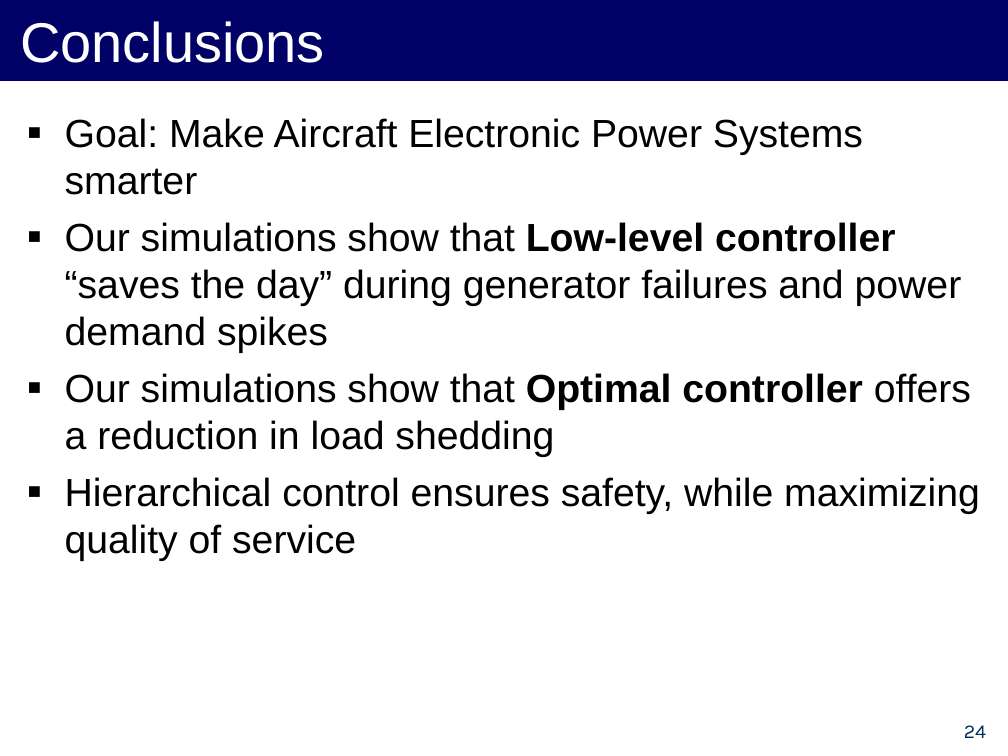
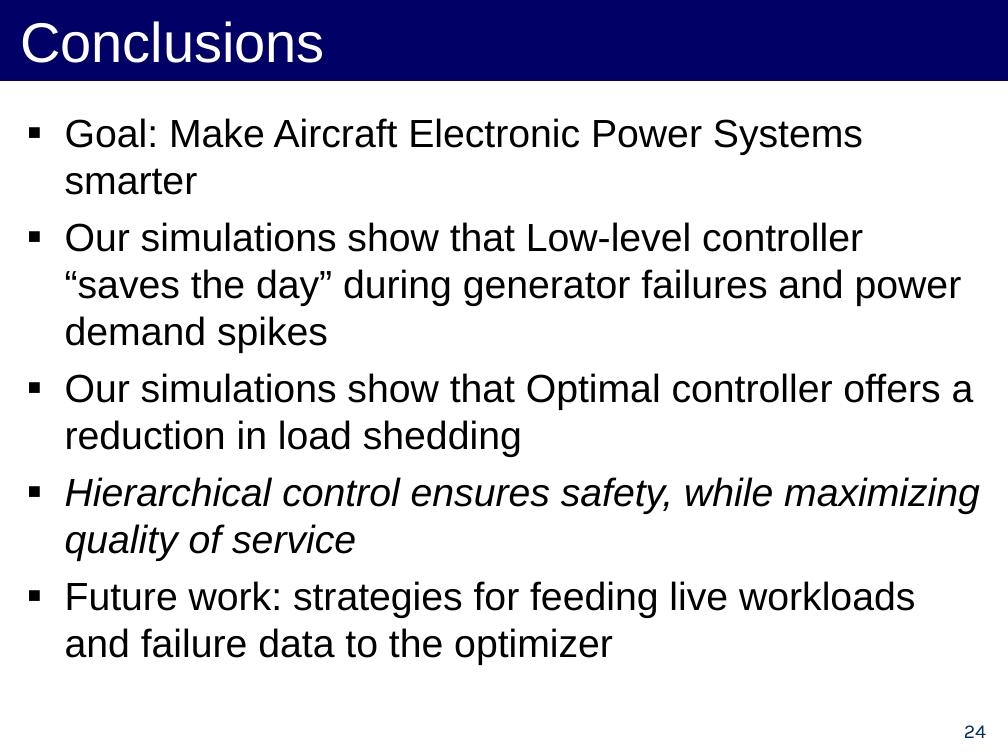
Before and after one commit to forresti/optimal_load_management, a slide deck: slide 24 of project/12-3-12_Presentation.ppt. Drawn at 1008x756 pixels with LibreOffice and Linux fonts; fonts in the diff are those of the drawing. Boxes give left, top, right and bottom in pixels: in the first picture for what was removed or moved away, otherwise in the second. Text is boxed around its words. In the diff, an @@ line names an element or a change of style, - is before the commit and + after.

Commit message:
future work

```diff
--- a/project/12-3-12_Presentation.ppt
+++ b/project/12-3-12_Presentation.ppt
@@ text at (65,222,980,561): bold off in "Low-level controller", "Optimal controller"; italic on in "Hierarchical control ensures safety, while maximizing qualit ..." @@
@@ text at (65,581,915,665): paragraph added @@
+▪ Future work: strategies for feeding live workloads and failure data to the optimizer
```
